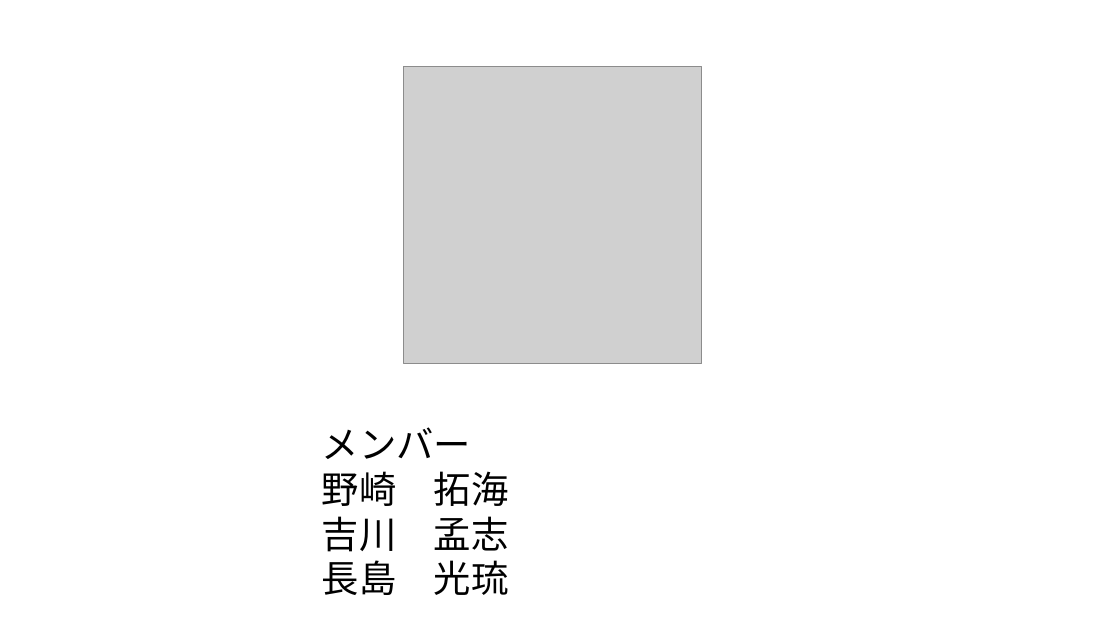
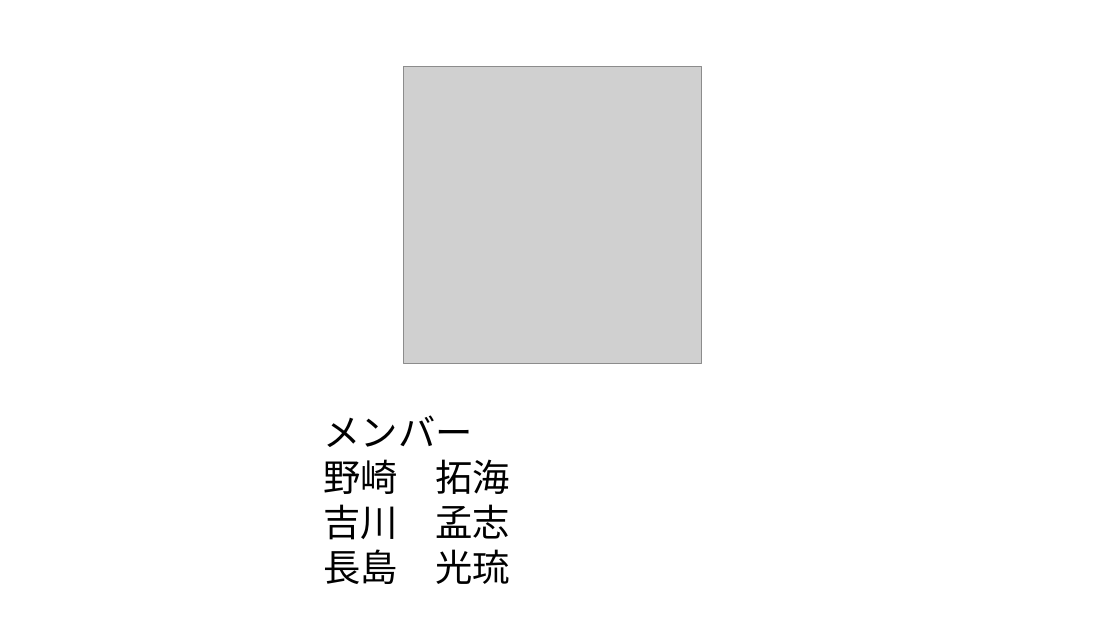
Before and after one commit to yoshitake266/bitComposer_prj, a slide deck: slide 1 of presentation/bit Composer.pptx. Drawn at 1120x630 pixels with LibreOffice and Linux fonts; fonts in the diff are those of the drawing; grey boxes stand for pictures. Boxes give left, top, right and bottom in pixels: in the first picture for what was removed or moved away, otherwise in the second. Text is boxed around its words. In the diff, an @@ line names an element or a change of style, - is before the commit and + after.

```diff
--- a/presentation/bit Composer.pptx
+++ b/presentation/bit Composer.pptx
@@ text "メンバー": place and size @@
-text "メンバー" at <box>322,427,509,595</box>
+text "メンバー" at <box>323,415,510,584</box>
```
Also in this commit, not shown: 6 other slides changed, 4 slides added, 3 slides removed, 2 other files.
